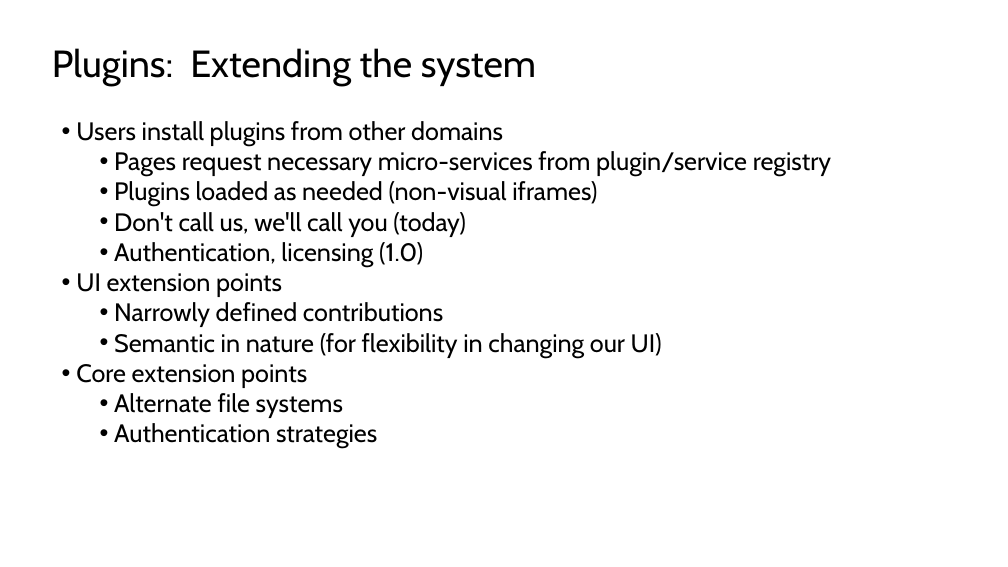
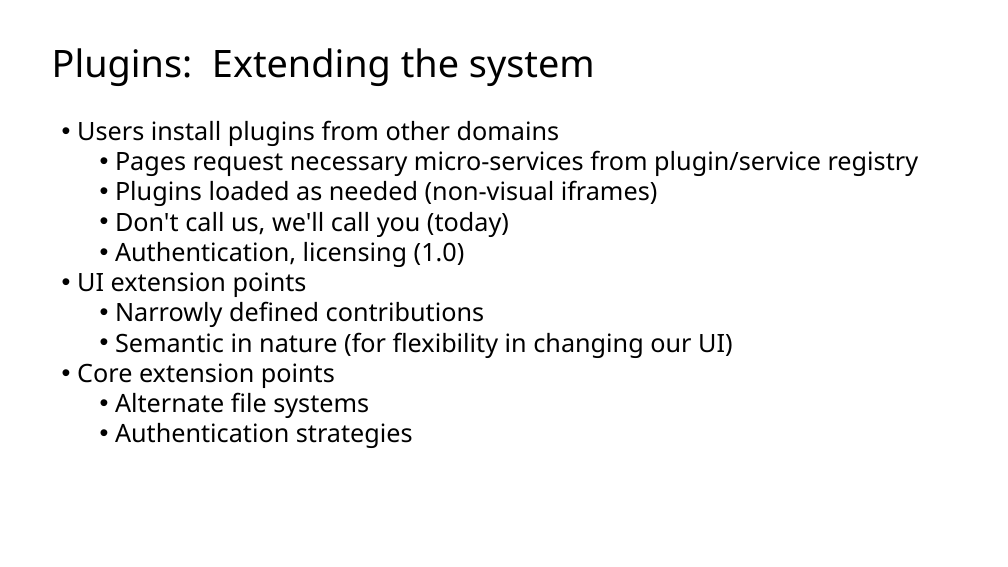
Before and after one commit to sfmccourt/oscon, a slide deck: slide 5 of osconorion.odp. Drawn at 1008x567 pixels with LibreOffice and Linux fonts; fonts in the diff are those of the drawing; background and template pictures are left out. Boxes give left, top, right and bottom in pixels: in the first picture for what was removed or moved away, otherwise in the second. Text is boxed around its words. In the diff, an @@ line names an element or a change of style, - is before the commit and + after.

Commit message:
update font and add themebuilder screenshot

```diff
--- a/osconorion.odp
+++ b/osconorion.odp
@@ text "Plugins: Extending the system" at [52, 48, 919, 448]: font Cabin to Noto Sans @@
```
Also in this commit, not shown: 9 other slides changed.
